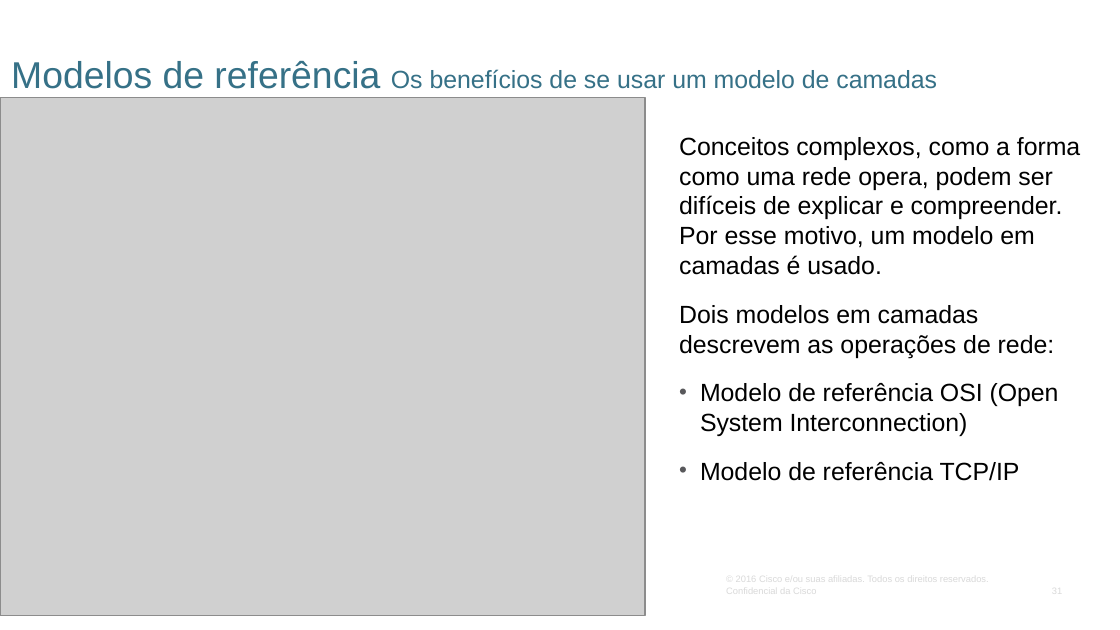
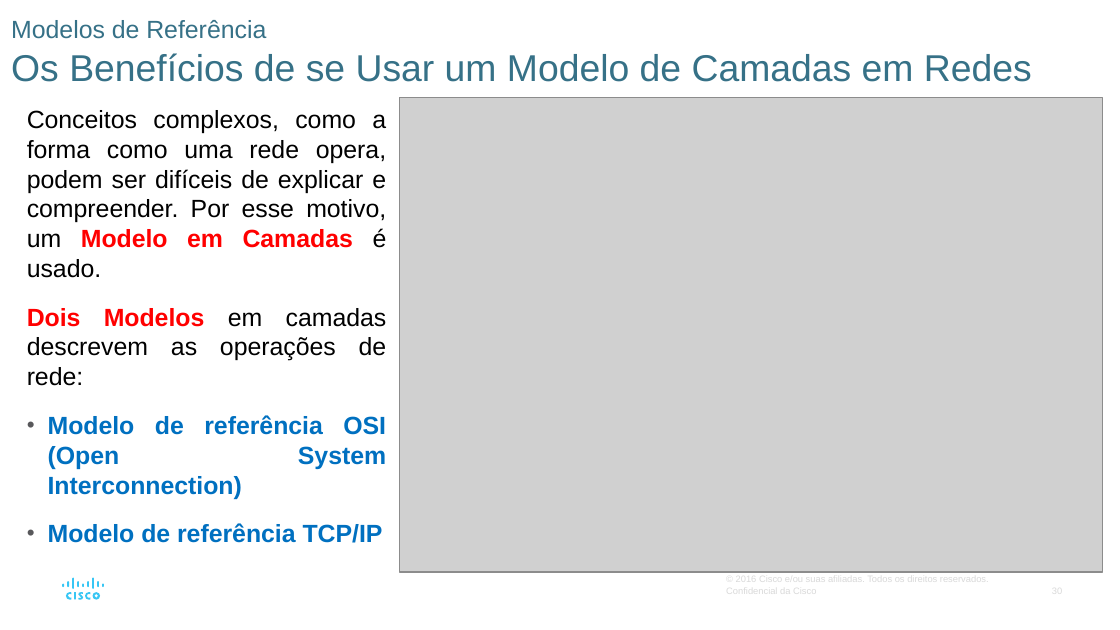
Before and after one commit to vaamonde/netacad, a slide deck: slide 30 of 02-CCNA-200-301-v7/01-CCNA-IntroducaoAsRedes-v7.02/01-Modulo01-PPTS/Modulo03-Protocolos.pptx (slide 31 before the commit). Drawn at 1120x630 pixels with LibreOffice and Linux fonts; fonts in the diff are those of the drawing; grey boxes stand for pictures. Boxes give left, top, right and bottom in pixels: in the first picture for what was removed or moved away, otherwise in the second. Text is boxed around its words. In the diff, an @@ line names an element or a change of style, - is before the commit and + after.

```diff
--- a/02-CCNA-200-301-v7/01-CCNA-IntroducaoAsRedes-v7.02/01-Modulo01-PPTS/Modulo03-Protocolos.pptx
+++ b/02-CCNA-200-301-v7/01-CCNA-IntroducaoAsRedes-v7.02/01-Modulo01-PPTS/Modulo03-Protocolos.pptx
@@ title at (11,20,1032,82): text changed; size 16 to 24 pt @@
-Modelos de referência Os benefícios de se usar um modelo de camadas
+Modelos de Referência
+Os Benefícios de se Usar um Modelo de Camadas em Redes
@@ picture removed at (0,97,645,615) @@
@@ text "Conceitos complexos, como a forma ...": place and size @@
-text "Conceitos complexos, como a forma ..." at (679,137,1080,481)
+text "Conceitos complexos, como a forma ..." at (27,110,387,543)
@@ text at (27,110,387,386): text changed @@
-Conceitos complexos, como a forma como uma rede opera, podem ser difíceis de explicar e compreender. Por esse motivo, um modelo em camadas é usado.
-Dois modelos em camadas descrevem as operações de rede:
+Conceitos complexos, como a forma como uma rede opera, podem ser difíceis de explicar e compreender. Por esse motivo, um Modelo em Camadas é usado.
+Dois Modelos em camadas descrevem as operações de rede:
@@ picture added at (400,97,1102,571) @@
@@ text at (48,415,386,543): text colour #000000 to #0070C0, bold on in "Modelo de referência OSI (Open System Interconnection)", "Modelo de referência TCP/IP"; alignment left to justified @@
@@ group added at (63,578,104,600): 13 freeform shapes, 1 rectangle @@
```
Also in this commit, not shown: 41 other slides changed, 2 slides removed, 15 other files.
